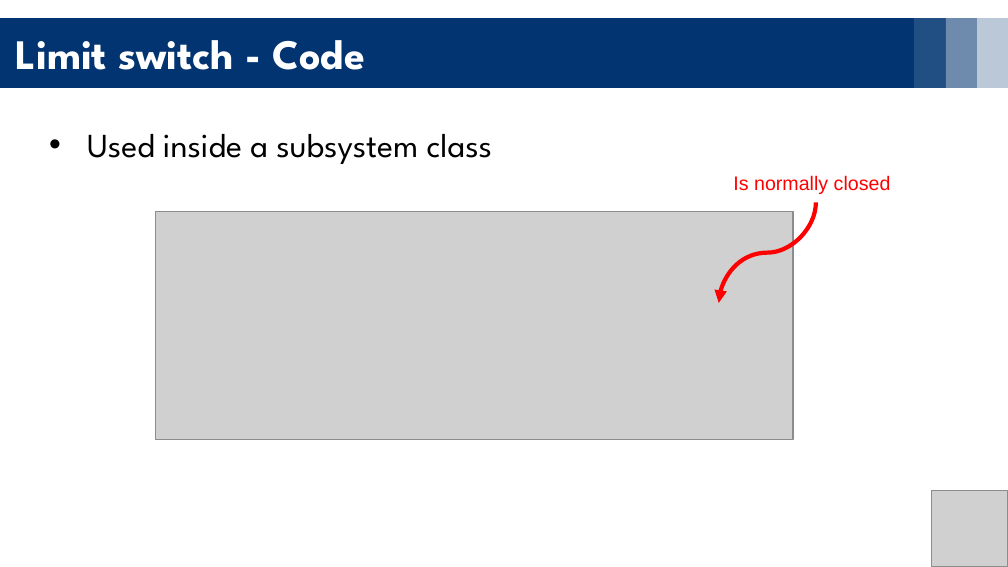
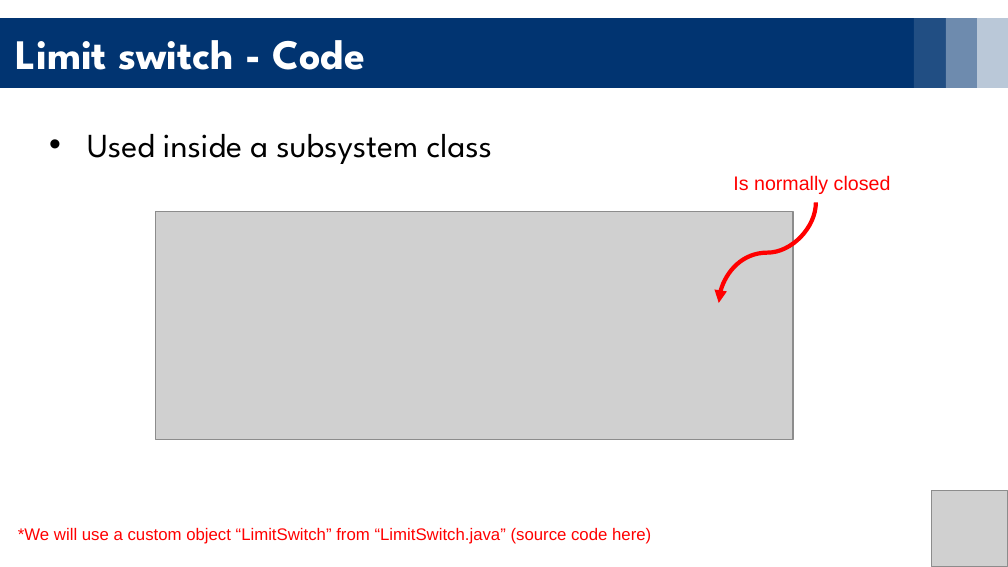
Before and after one commit to YoavRozov/FRC-Programming-Intro, a slide deck: slide 5 of Chapter 3 - ControlTheory/Sensors - Start Here.pptx. Drawn at 1008x567 pixels with LibreOffice and Linux fonts; fonts in the diff are those of the drawing; grey boxes stand for pictures. Boxes give left, top, right and bottom in pixels: in the first picture for what was removed or moved away, otherwise in the second. Text is boxed around its words. In the diff, an @@ line names an element or a change of style, - is before the commit and + after.

Commit message:
Updated Limit Switch explanation

```diff
--- a/Chapter 3 - ControlTheory/Sensors - Start Here.pptx
+++ b/Chapter 3 - ControlTheory/Sensors - Start Here.pptx
@@ text added at [18, 528, 651, 544], 12 pt, text #FF0000 @@
+*We will use a custom object “LimitSwitch” from “LimitSwitch.java” (source code here)
```
Also in this commit, not shown: 6 other files.
